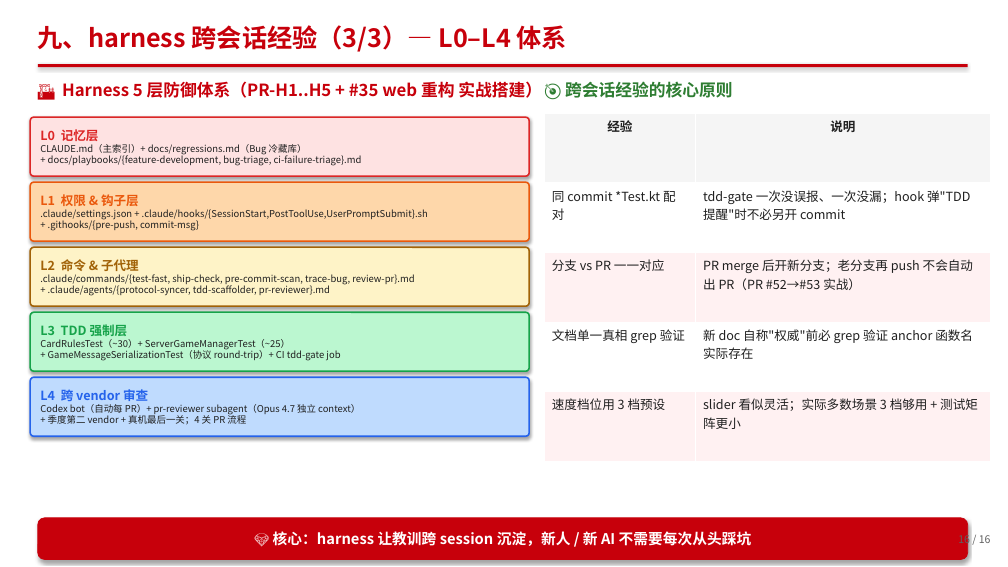
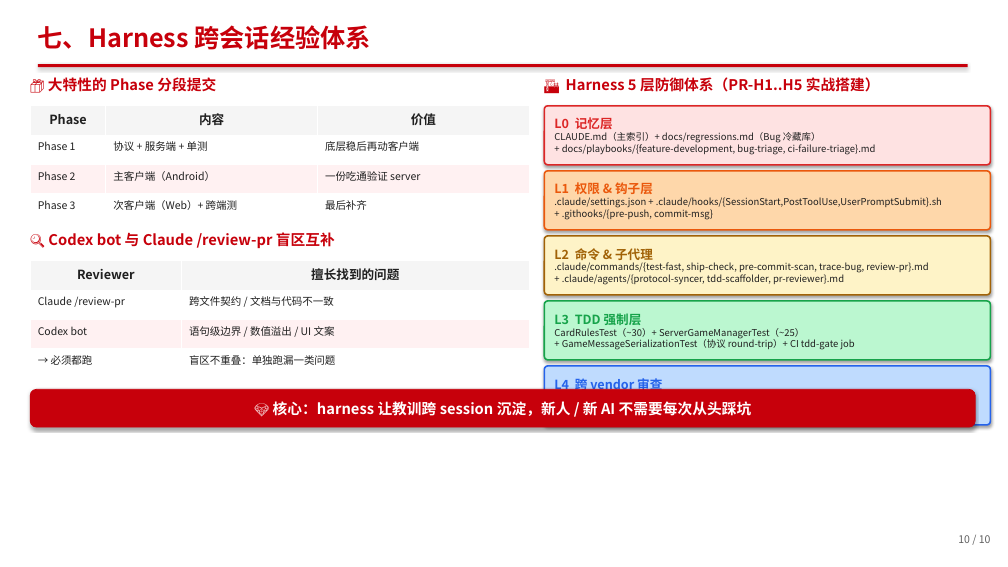
Before and after one commit to berming/AndroidAPP, a slide deck: slide 10 of docs/dev_summary.pptx (slide 16 before the commit). Drawn at 1008x567 pixels with LibreOffice and Linux fonts; fonts in the diff are those of the drawing. Boxes give left, top, right and bottom in pixels: in the first picture for what was removed or moved away, otherwise in the second. Text is boxed around its words. In the diff, an @@ line names an element or a change of style, - is before the commit and + after.

```diff
--- a/docs/dev_summary.pptx
+++ b/docs/dev_summary.pptx
@@ text at [38, 25, 371, 50]: text changed @@
-九、harness 跨会话经验（3/3）— L0–L4 体系
+七、Harness 跨会话经验体系
@@ text added at [48, 77, 216, 92], 14 pt, text #C7000B, bold @@
+📦 大特性的 Phase 分段提交
@@ text removed at [565, 81, 732, 98] @@
-🎯 跨会话经验的核心原则
@@ text at [566, 77, 880, 92]: text changed; size 16 to 14 pt @@
-🏗️ Harness 5 层防御体系（PR-H1..H5 + #35 web 重构 实战搭建）
+🏗️ Harness 5 层防御体系（PR-H1..H5 实战搭建）
@@ table added at [30, 106, 529, 223], 4 rows, 3 columns @@
+Phase | 内容 | 价值
+Phase 1 | 协议 + 服务端 + 单测 | 底层稳后再动客户端
+Phase 2 | 主客户端（Android） | 一份吃通验证 server
+Phase 3 | 次客户端（Web）+ 跨端测 | 最后补齐
@@ rounded rectangle "L0 记忆层": place and size @@
-rounded rectangle "L0 记忆层" at [30, 117, 529, 176]
+rounded rectangle "L0 记忆层" at [544, 106, 991, 165]
@@ table removed at [544, 113, 991, 461], 5 rows, 2 columns @@
-经验 | 说明
-同 commit *Test.kt 配对 | tdd-gate 一次没误报、一次没漏；hook 弹"TDD 提醒"时不必另开 commit
-分支 vs PR 一一对应 | PR merge 后开新分支；老分支再 push 不会自动出 PR（PR #52→#53 实战）
-文档单一真相 grep 验证 | 新 doc 自称"权威"前必 grep 验证 anchor 函数名实际存在
-速度档位用 3 档预设 | slider 看似灵活；实际多数场景 3 档够用 + 测试矩阵更小
@@ rounded rectangle "L1 权限 & 钩子层": place and size @@
-rounded rectangle "L1 权限 & 钩子层" at [30, 182, 529, 241]
+rounded rectangle "L1 权限 & 钩子层" at [544, 171, 991, 230]
@@ text added at [48, 232, 335, 248], 14 pt, text #C7000B, bold @@
+🔍 Codex bot 与 Claude /review-pr 盲区互补
@@ rounded rectangle "L2 命令 & 子代理": place and size @@
-rounded rectangle "L2 命令 & 子代理" at [30, 247, 529, 306]
+rounded rectangle "L2 命令 & 子代理" at [544, 236, 991, 295]
@@ table added at [30, 261, 529, 378], 4 rows, 2 columns @@
+Reviewer | 擅长找到的问题
+Claude /review-pr | 跨文件契约 / 文档与代码不一致
+Codex bot | 语句级边界 / 数值溢出 / UI 文案
+→ 必须都跑 | 盲区不重叠：单独跑漏一类问题
@@ rounded rectangle "L3 TDD 强制层": place and size @@
-rounded rectangle "L3 TDD 强制层" at [30, 312, 529, 371]
+rounded rectangle "L3 TDD 强制层" at [544, 301, 991, 360]
@@ rounded rectangle "💎 核心：harness 让教训跨 session 沉淀，新人 ...": place and size @@
-rounded rectangle "💎 核心：harness 让教训跨 session 沉淀，新人 ..." at [38, 518, 968, 560]
+rounded rectangle "💎 核心：harness 让教训跨 session 沉淀，新人 ..." at [30, 389, 975, 427]
@@ rounded rectangle "L4 跨 vendor 审查": place and size @@
-rounded rectangle "L4 跨 vendor 审查" at [30, 377, 529, 436]
+rounded rectangle "L4 跨 vendor 审查" at [544, 366, 991, 425]
@@ text at [958, 535, 991, 543]: text changed @@
-16 / 16
+10 / 10
```
Also in this commit, not shown: 9 other slides changed, 6 slides removed, 1 other file.
